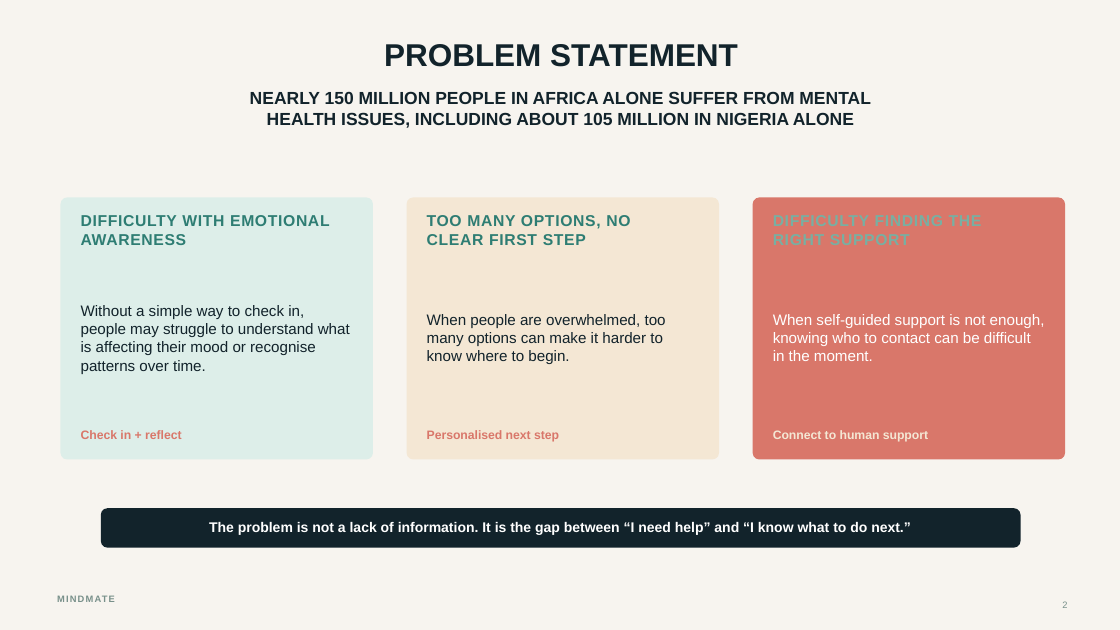
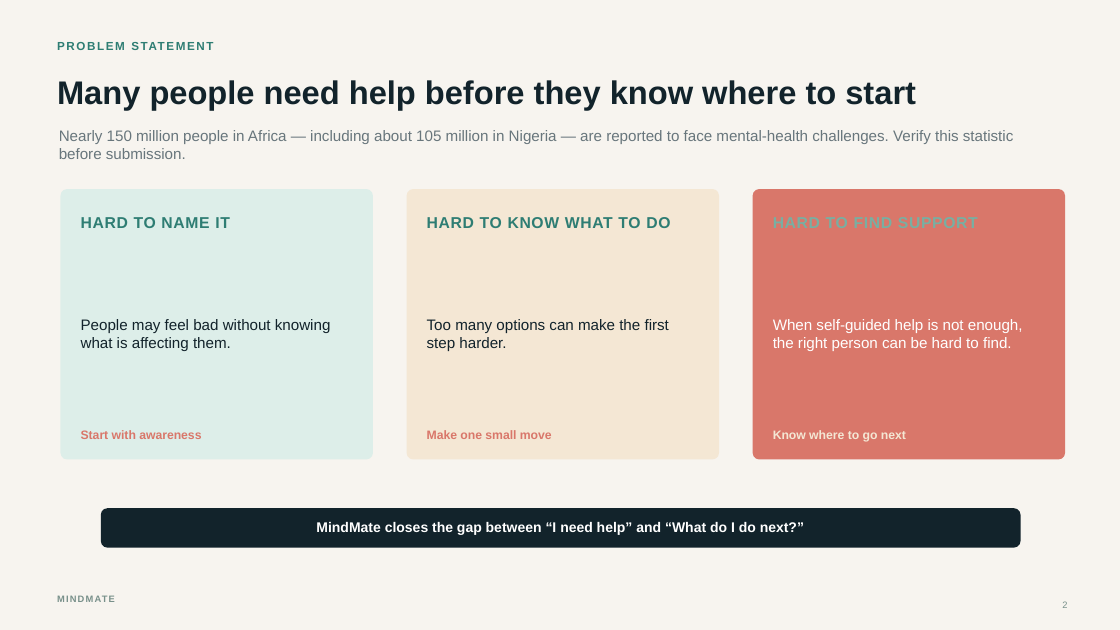
Before and after one commit to Tor3x-Coder/mindmate, a slide deck: slide 2 of presentation/MindMate_Competition_Presentation.pptx. Drawn at 1120x630 pixels with LibreOffice and Linux fonts; fonts in the diff are those of the drawing. Boxes give left, top, right and bottom in pixels: in the first picture for what was removed or moved away, otherwise in the second. Text is boxed around its words. In the diff, an @@ line names an element or a change of style, - is before the commit and + after.

Commit message:
docs: refine presentation layout and freemium model

```diff
--- a/presentation/MindMate_Competition_Presentation.pptx
+++ b/presentation/MindMate_Competition_Presentation.pptx
@@ text "PROBLEM STATEMENT" at bbox=[57, 35, 544, 55]: size 27 to 10 pt, text colour #12232B to #2E7D73, letter spacing 0 to 1.4 pt; alignment centre to left @@
@@ text added at bbox=[57, 80, 916, 110], 28 pt, text #12232B, bold @@
+Many people need help before they know where to start
@@ text at bbox=[59, 130, 1013, 159]: text changed; size 15 to 13 pt; text colour #12232B to #68767C; bold off @@
-NEARLY 150 MILLION PEOPLE IN AFRICA ALONE SUFFER FROM MENTAL
-HEALTH ISSUES, INCLUDING ABOUT 105 MILLION IN NIGERIA ALONE
+Nearly 150 million people in Africa — including about 105 million in Nigeria — are reported to face mental-health challenges. Verify this statistic before submission.
@@ rounded rectangle: place and size @@
-rounded rectangle at bbox=[60, 197, 373, 460]
+rounded rectangle at bbox=[60, 189, 373, 460]
@@ rounded rectangle: place and size @@
-rounded rectangle at bbox=[407, 197, 719, 460]
+rounded rectangle at bbox=[407, 189, 719, 460]
@@ proportions changed in 3 elements at bbox=[60, 189, 373, 460], bbox=[407, 189, 719, 460], bbox=[753, 189, 1065, 460] @@
@@ rounded rectangle: place and size @@
-rounded rectangle at bbox=[753, 197, 1065, 460]
+rounded rectangle at bbox=[753, 189, 1065, 460]
@@ text removed at bbox=[81, 215, 329, 245] @@
-DIFFICULTY WITH EMOTIONAL
-AWARENESS
@@ text added at bbox=[81, 217, 230, 228], 13.5 pt, text #2E7D73, bold @@
+HARD TO NAME IT
@@ text removed at bbox=[427, 215, 630, 245] @@
-TOO MANY OPTIONS, NO
-CLEAR FIRST STEP
@@ text added at bbox=[427, 217, 670, 228], 13.5 pt, text #2E7D73, bold @@
+HARD TO KNOW WHAT TO DO
@@ text at bbox=[81, 319, 331, 351]: text changed @@
-Without a simple way to check in, people may struggle to understand what is affecting their mood or recognise patterns over time.
+People may feel bad without knowing what is affecting them.
@@ text at bbox=[427, 319, 669, 351]: text changed @@
-When people are overwhelmed, too many options can make it harder to know where to begin.
+Too many options can make the first step harder.
@@ text at bbox=[773, 319, 1023, 351]: text changed @@
-When self-guided support is not enough, knowing who to contact can be difficult in the moment.
+When self-guided help is not enough, the right person can be hard to find.
@@ text at bbox=[81, 430, 201, 439]: text changed @@
-Check in + reflect
+Start with awareness
@@ text at bbox=[427, 430, 552, 439]: text changed @@
-Personalised next step
+Make one small move
@@ text at bbox=[773, 430, 906, 442]: text changed @@
-Connect to human support
+Know where to go next
@@ text at bbox=[385, 522, 804, 535]: text changed @@
-The problem is not a lack of information. It is the gap between “I need help” and “I know what to do next.”
+MindMate closes the gap between “I need help” and “What do I do next?”
```
Also in this commit, not shown: 4 other slides changed, 2 slides added, 2 slides removed.
